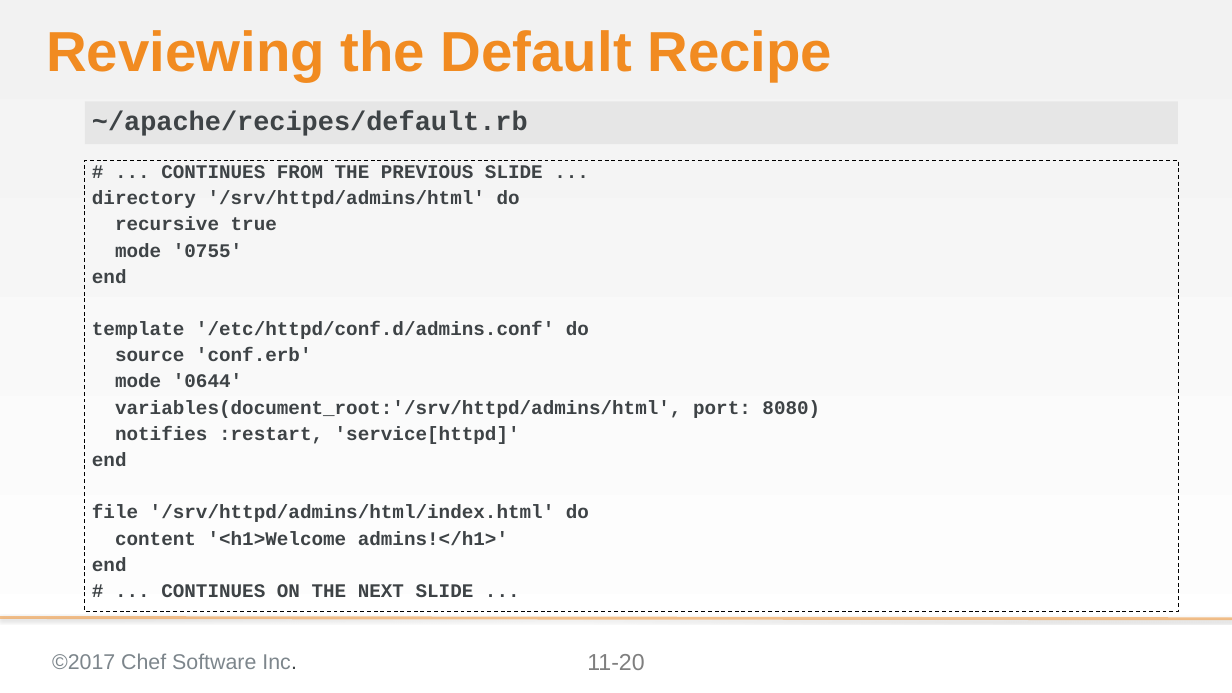
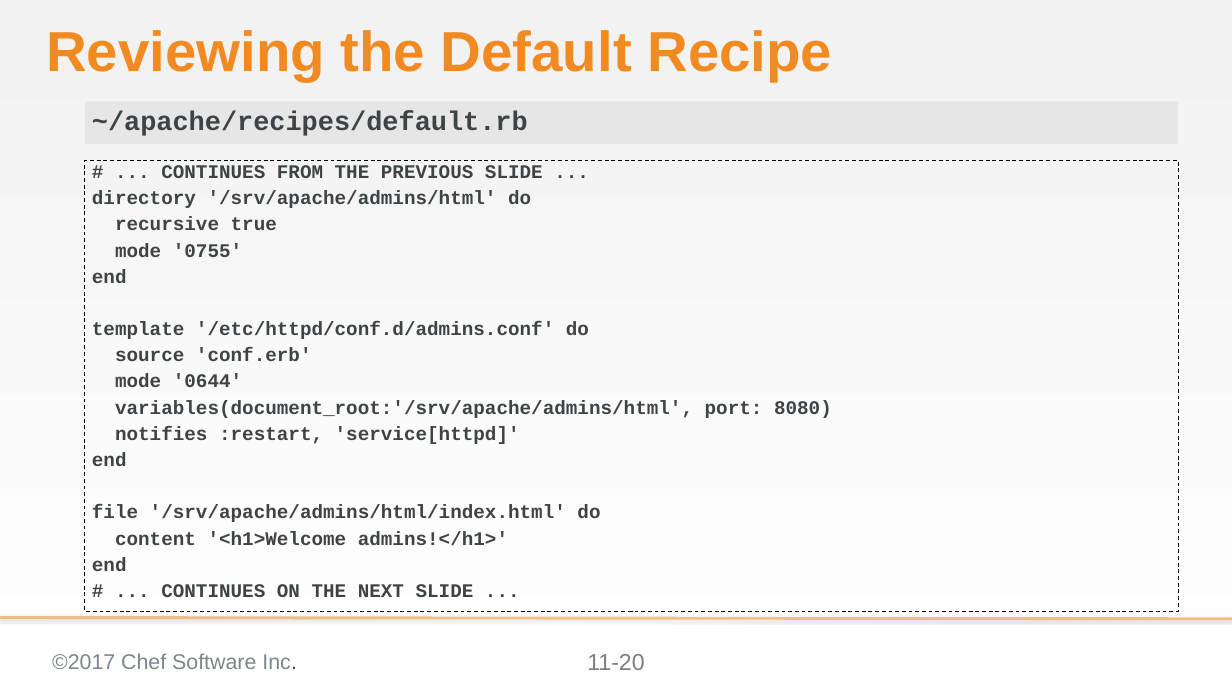
Before and after one commit to ericheiser/chef-intermediate, a slide deck: slide 20 of 11-creating_a_custom_resource.pptx. Drawn at 1232x693 pixels with LibreOffice and Linux fonts; fonts in the diff are those of the drawing; background and template pictures are left out. Boxes give left, top, right and bottom in pixels: in the first picture for what was removed or moved away, otherwise in the second. Text is boxed around its words. In the diff, an @@ line names an element or a change of style, - is before the commit and + after.

```diff
--- a/11-creating_a_custom_resource.pptx
+++ b/11-creating_a_custom_resource.pptx
@@ text at (92,191,531,208): text changed @@
-directory '/srv/httpd/admins/html' do
+directory '/srv/apache/admins/html' do
@@ text at (115,400,832,418): text changed @@
-variables(document_root:'/srv/httpd/admins/html', port: 8080)
+variables(document_root:'/srv/apache/admins/html', port: 8080)
@@ text at (92,505,600,522): text changed @@
-file '/srv/httpd/admins/html/index.html' do
+file '/srv/apache/admins/html/index.html' do
```
Also in this commit, not shown: 12 other slides changed, 2 other files.
